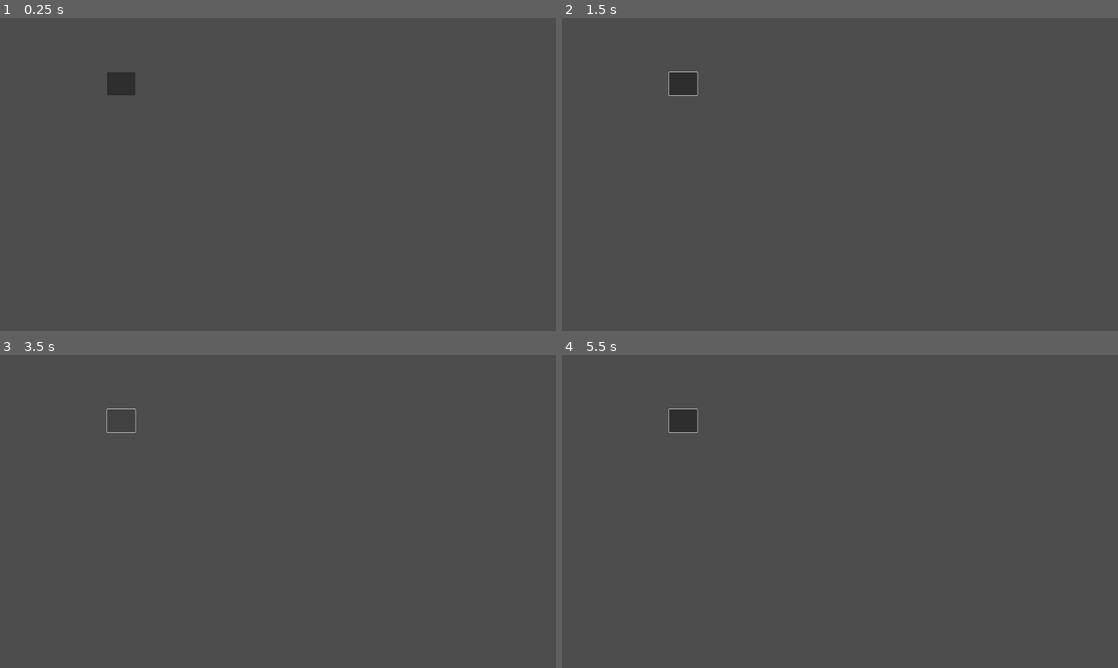
Above: before the commit, frames 1-4 (two rows, left to right).
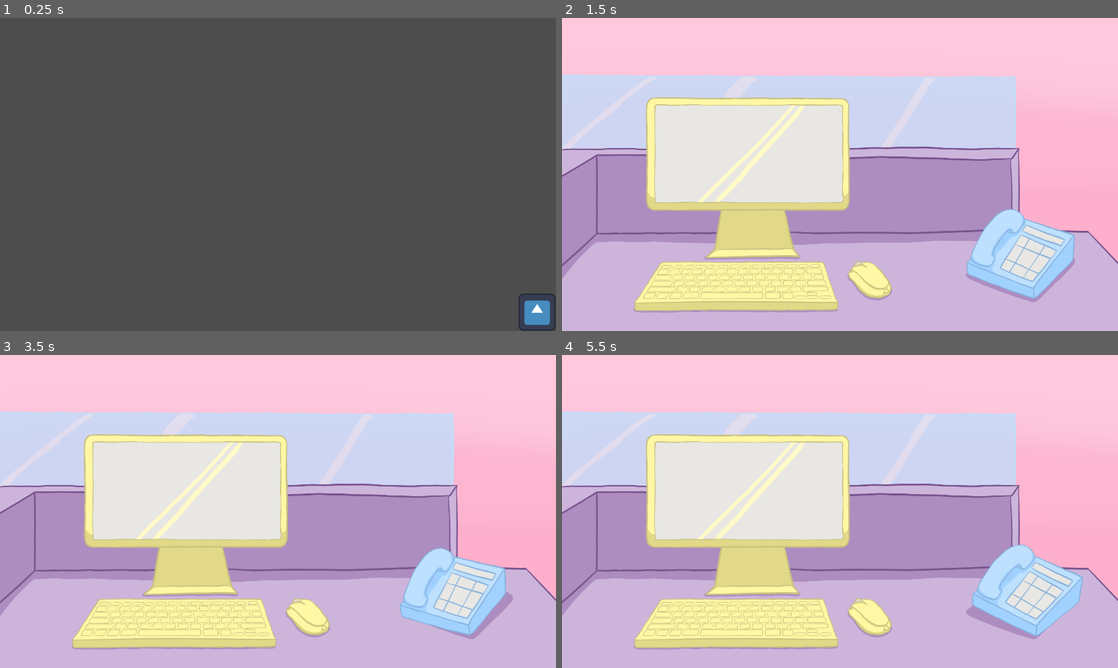
Above: after the commit, the same moments.

Repository: SkaldWorks/wash-my-pibble
Game: Godot game, scene res://Scenes/level scenes/level.tscn
Same seed, same stepped clock (60 frames per second), same inputs: the game is played once before the commit and once after it. The engine's default icon, where the game draws it, is replaced by a stand-in: a white triangle on a blue panel in a dark square.
Inputs (mouse positions are in pixels of both pictures, inside the frame that each line leads up to):
- Up to frame 1 (0.25 s): no input
- Up to frame 2 (1.5 s): click (684, 83) at 0.52 s; click (1101, 312) at 1.27 s
- Up to frame 3 (3.5 s): click (122, 420) at 2.02 s; click (122, 420) at 2.77 s
- Up to frame 4 (5.5 s): move the mouse to (962, 495) at 3.52 s; click (962, 495) at 3.67 s; drag from (728, 527) to (812, 574) at 4.27 s; tap Enter at 5 s; move the mouse to (895, 442) at 5.02 s; click (895, 442) at 5.17 s

The runs differ from the first frame. In frame 1, 0.8% of the frame differs, in the area x 19-100%, y 17-100%; in frame 2, 100%, in the area x 0-100%, y 0-100%; in frame 3, 100%; in frame 4, 100%.

Commit message:
scene transitions

Diff:
--- a/Scenes/level scenes/Call to Pibble.tscn
+++ b/Scenes/level scenes/Call to Pibble.tscn
@@ -1,6 +1,8 @@
-[gd_scene load_steps=17 format=3 uid="uid://d44ap6wt78ev"]
-
+[gd_scene load_steps=34 format=3 uid="uid://d44ap6wt78ev"]
+
+[ext_resource type="Script" uid="uid://btbavnav5gwhv" path="res://Scenes/level scenes/PibbleCall.gd" id="1_pivk8"]
 [ext_resource type="Texture2D" uid="uid://y2t8jri553xx" path="res://Sprites/Backgrounds/PhoneRingCG.png" id="1_x1fg5"]
+[ext_resource type="PackedScene" uid="uid://btiqft2ggf33k" path="res://Scenes/mechanic scenes/text_box.tscn" id="2_3jibx"]
 [ext_resource type="Texture2D" uid="uid://c376nw0qbgki0" path="res://Sprites/Animations/PhoneRing_SpriteSheet.png" id="2_g2frj"]
 
 [sub_resource type="AtlasTexture" id="AtlasTexture_pivk8"]
@@ -52,6 +54,66 @@
 region = Rect2(0, 0, 466, 350)
 
 [sub_resource type="AtlasTexture" id="AtlasTexture_jqd7c"]
+atlas = ExtResource("2_g2frj")
+region = Rect2(466, 0, 466, 350)
+
+[sub_resource type="AtlasTexture" id="AtlasTexture_sljy6"]
+atlas = ExtResource("2_g2frj")
+region = Rect2(466, 0, 466, 350)
+
+[sub_resource type="AtlasTexture" id="AtlasTexture_m22xy"]
+atlas = ExtResource("2_g2frj")
+region = Rect2(932, 0, 466, 350)
+
+[sub_resource type="AtlasTexture" id="AtlasTexture_do2t7"]
+atlas = ExtResource("2_g2frj")
+region = Rect2(466, 0, 466, 350)
+
+[sub_resource type="AtlasTexture" id="AtlasTexture_c7e56"]
+atlas = ExtResource("2_g2frj")
+region = Rect2(0, 0, 466, 350)
+
+[sub_resource type="AtlasTexture" id="AtlasTexture_8g0ke"]
+atlas = ExtResource("2_g2frj")
+region = Rect2(466, 0, 466, 350)
+
+[sub_resource type="AtlasTexture" id="AtlasTexture_t6utj"]
+atlas = ExtResource("2_g2frj")
+region = Rect2(932, 0, 466, 350)
+
+[sub_resource type="AtlasTexture" id="AtlasTexture_m4d0d"]
+atlas = ExtResource("2_g2frj")
+region = Rect2(466, 0, 466, 350)
+
+[sub_resource type="AtlasTexture" id="AtlasTexture_vy75w"]
+atlas = ExtResource("2_g2frj")
+region = Rect2(0, 0, 466, 350)
+
+[sub_resource type="AtlasTexture" id="AtlasTexture_qyb31"]
+atlas = ExtResource("2_g2frj")
+region = Rect2(466, 0, 466, 350)
+
+[sub_resource type="AtlasTexture" id="AtlasTexture_8e7tc"]
+atlas = ExtResource("2_g2frj")
+region = Rect2(932, 0, 466, 350)
+
+[sub_resource type="AtlasTexture" id="AtlasTexture_qng86"]
+atlas = ExtResource("2_g2frj")
+region = Rect2(466, 0, 466, 350)
+
+[sub_resource type="AtlasTexture" id="AtlasTexture_nrx8t"]
+atlas = ExtResource("2_g2frj")
+region = Rect2(0, 0, 466, 350)
+
+[sub_resource type="AtlasTexture" id="AtlasTexture_gorti"]
+atlas = ExtResource("2_g2frj")
+region = Rect2(466, 0, 466, 350)
+
+[sub_resource type="AtlasTexture" id="AtlasTexture_1wcc6"]
+atlas = ExtResource("2_g2frj")
+region = Rect2(932, 0, 466, 350)
+
+[sub_resource type="AtlasTexture" id="AtlasTexture_0xdc1"]
 atlas = ExtResource("2_g2frj")
 region = Rect2(466, 0, 466, 350)
 
@@ -96,13 +158,60 @@
 }, {
 "duration": 1.0,
 "texture": SubResource("AtlasTexture_jqd7c")
+}, {
+"duration": 12.0,
+"texture": SubResource("AtlasTexture_sljy6")
+}, {
+"duration": 1.0,
+"texture": SubResource("AtlasTexture_m22xy")
+}, {
+"duration": 1.0,
+"texture": SubResource("AtlasTexture_do2t7")
+}, {
+"duration": 1.0,
+"texture": SubResource("AtlasTexture_c7e56")
+}, {
+"duration": 1.0,
+"texture": SubResource("AtlasTexture_8g0ke")
+}, {
+"duration": 1.0,
+"texture": SubResource("AtlasTexture_t6utj")
+}, {
+"duration": 1.0,
+"texture": SubResource("AtlasTexture_m4d0d")
+}, {
+"duration": 1.0,
+"texture": SubResource("AtlasTexture_vy75w")
+}, {
+"duration": 1.0,
+"texture": SubResource("AtlasTexture_qyb31")
+}, {
+"duration": 1.0,
+"texture": SubResource("AtlasTexture_8e7tc")
+}, {
+"duration": 1.0,
+"texture": SubResource("AtlasTexture_qng86")
+}, {
+"duration": 1.0,
+"texture": SubResource("AtlasTexture_nrx8t")
+}, {
+"duration": 1.0,
+"texture": SubResource("AtlasTexture_gorti")
+}, {
+"duration": 1.0,
+"texture": SubResource("AtlasTexture_1wcc6")
+}, {
+"duration": 1.0,
+"texture": SubResource("AtlasTexture_0xdc1")
 }],
 "loop": false,
-"name": &"default",
+"name": &"ring",
 "speed": 12.0
 }]
 
 [node name="CallToPibble" type="Node2D"]
+script = ExtResource("1_pivk8")
+spawn_scene = ExtResource("2_3jibx")
 
 [node name="TextureRect" type="TextureRect" parent="."]
 offset_right = 1920.0
@@ -112,5 +221,9 @@
 [node name="AnimatedSprite2D" type="AnimatedSprite2D" parent="."]
 position = Vector2(1587, 812)
 sprite_frames = SubResource("SpriteFrames_sljy6")
-frame = 12
-frame_progress = 1.0
+animation = &"ring"
+
+[node name="Timer" type="Timer" parent="."]
+wait_time = 2.0
+one_shot = true
+autostart = true
--- a/Scenes/level scenes/Feed Pibble.tscn
+++ b/Scenes/level scenes/Feed Pibble.tscn
@@ -1,5 +1,6 @@
-[gd_scene load_steps=3 format=3 uid="uid://bxqydea0jo8j1"]
+[gd_scene load_steps=4 format=3 uid="uid://bxqydea0jo8j1"]
 
+[ext_resource type="Texture2D" uid="uid://b1lb4jj7f0v00" path="res://Sprites/Backgrounds/EatingRoom.png" id="1_2a8as"]
 [ext_resource type="PackedScene" uid="uid://cooqh81k00ndx" path="res://Scenes/mechanic scenes/food.tscn" id="2_0nkyv"]
 [ext_resource type="PackedScene" uid="uid://devsg2oahmnr8" path="res://Scenes/mechanic scenes/pibble_eat.tscn" id="2_2a8as"]
 
@@ -8,9 +9,10 @@
 [node name="TextureRect" type="TextureRect" parent="."]
 offset_right = 40.0
 offset_bottom = 40.0
+texture = ExtResource("1_2a8as")
 
 [node name="PibbleEat" parent="." instance=ExtResource("2_2a8as")]
-position = Vector2(776, 482)
+position = Vector2(955, 656)
 
 [node name="Food" parent="." instance=ExtResource("2_0nkyv")]
-position = Vector2(410, 804)
+position = Vector2(436, 944)
--- /dev/null
+++ b/Scenes/level scenes/PibbleCall.gd
@@ -0,0 +1,37 @@
+extends Node2D
+
+@onready var anim_sprite: AnimatedSprite2D = $AnimatedSprite2D
+@onready var timer: Timer = $Timer
+
+# Name of the animation to play
+@export var animation_name: String = "ring"
+
+# PackedScene to add after the second timeout
+@export var spawn_scene: PackedScene
+
+# Flag to check if timer timed out for the first time
+var first_timeout_done := false
+
+func _ready() -> void:
+	timer.timeout.connect(_on_timer_timeout)
+	timer.start()
+	anim_sprite.animation_finished.connect(_on_animation_finished)
+
+func _on_timer_timeout() -> void:
+	if not first_timeout_done:
+		# First timeout: play animation
+		anim_sprite.play(animation_name)
+		first_timeout_done = true
+	else:
+		# Second timeout: spawn node
+		if spawn_scene:
+			var inst = spawn_scene.instantiate()
+			if inst:
+				add_child(inst)
+				# Optional: position at parent node
+				if inst is Node2D:
+					inst.position = Vector2.ZERO
+
+func _on_animation_finished() -> void:
+	# Restart timer after animation finishes
+	timer.start()
--- a/Scenes/level scenes/level.tscn
+++ b/Scenes/level scenes/level.tscn
@@ -1,9 +1,11 @@
-[gd_scene format=3 uid="uid://c0vxgi7wokhwn"]
+[gd_scene load_steps=2 format=3 uid="uid://c0vxgi7wokhwn"]
+
+[ext_resource type="PackedScene" uid="uid://bg1a67ixsc62h" path="res://Scenes/mechanic scenes/next_scene_button.tscn" id="1_70qoe"]
 
 [node name="Level" type="Node2D"]
 
-[node name="Button" type="Button" parent="."]
-offset_left = 370.0
-offset_top = 187.0
-offset_right = 467.0
-offset_bottom = 267.0
+[node name="nextSceneButton" parent="." instance=ExtResource("1_70qoe")]
+offset_left = 1791.0
+offset_top = 951.0
+offset_right = 1919.0
+offset_bottom = 1079.0
--- /dev/null
+++ b/Scenes/mechanic scenes/next_scene_button.tscn
@@ -0,0 +1,12 @@
+[gd_scene load_steps=3 format=3 uid="uid://bg1a67ixsc62h"]
+
+[ext_resource type="Texture2D" uid="uid://bjwnel5syjday" path="res://Sprites/icon.svg" id="1_6oxm0"]
+[ext_resource type="Script" uid="uid://cnlkh05dnvk21" path="res://Scripts/NextScene.gd" id="2_2t0qm"]
+
+[node name="nextSceneButton" type="TextureButton"]
+offset_left = 1792.0
+offset_top = 948.0
+offset_right = 1920.0
+offset_bottom = 1076.0
+texture_normal = ExtResource("1_6oxm0")
+script = ExtResource("2_2t0qm")
--- /dev/null
+++ b/Scenes/mechanic scenes/text_box.gd
@@ -0,0 +1,41 @@
+extends Node2D
+
+@export var full_text: String = "Pibble is in the forest\nYou must save him!!!\nHe seems skiddish, if you take too long he might run away!"
+@export var char_delay: float = 0.05
+@export var button_scene: PackedScene  # assign your TextureButton scene in Inspector
+@export var label: Label               # assign your Label node in Inspector
+
+var _current_index := 0
+var _timer := 0.0
+var _done := false
+
+func _ready() -> void:
+	if not label:
+		push_error("Label not assigned!")
+		return
+	if not button_scene:
+		push_error("Button scene not assigned!")
+		return
+
+	label.text = ""
+	_current_index = 0
+	_timer = 0.0
+	_done = false
+
+func _process(delta: float) -> void:
+	if _done or not label:
+		return
+
+	_timer += delta
+	if _timer >= char_delay:
+		label.text += full_text[_current_index]
+		_current_index += 1
+		_timer = 0.0
+
+		if _current_index >= full_text.length():
+			_done = true
+			_spawn_button()
+
+func _spawn_button() -> void:
+	var button = button_scene.instantiate()
+	add_child(button)
--- /dev/null
+++ b/Scenes/mechanic scenes/text_box.tscn
@@ -0,0 +1,34 @@
+[gd_scene load_steps=6 format=3 uid="uid://btiqft2ggf33k"]
+
+[ext_resource type="Script" uid="uid://b63jxfnlr8mx2" path="res://Scenes/mechanic scenes/text_box.gd" id="1_bty0x"]
+[ext_resource type="PackedScene" uid="uid://bg1a67ixsc62h" path="res://Scenes/mechanic scenes/next_scene_button.tscn" id="2_hl47j"]
+
+[sub_resource type="Gradient" id="Gradient_wimcq"]
+colors = PackedColorArray(0.435294, 0.435294, 0.435294, 0.490196, 0.470588, 0.470588, 0.470588, 0.490196)
+
+[sub_resource type="GradientTexture1D" id="GradientTexture1D_bty0x"]
+gradient = SubResource("Gradient_wimcq")
+
+[sub_resource type="LabelSettings" id="LabelSettings_bty0x"]
+font_size = 50
+
+[node name="TextBox" type="Node2D" node_paths=PackedStringArray("label")]
+script = ExtResource("1_bty0x")
+button_scene = ExtResource("2_hl47j")
+label = NodePath("Label")
+
+[node name="TextureRect" type="TextureRect" parent="."]
+offset_left = 1.0
+offset_top = 756.0
+offset_right = 1924.0
+offset_bottom = 1080.0
+texture = SubResource("GradientTexture1D_bty0x")
+expand_mode = 2
+
+[node name="Label" type="Label" parent="."]
+offset_left = 1.0
+offset_top = 755.0
+offset_right = 1925.0
+offset_bottom = 1082.0
+label_settings = SubResource("LabelSettings_bty0x")
+horizontal_alignment = 1
--- /dev/null
+++ b/Scripts/NextScene.gd
@@ -0,0 +1,39 @@
+extends TextureButton
+
+var target_scene: String = ""
+var _clicked := false  # prevent double clicks
+
+func _ready() -> void:
+	# Warn if no scene is set (helps catch setup errors)
+	if target_scene == "":
+		push_warning("ButtonGoToScene: target_scene is empty; set it in the Inspector.")
+
+	# Connect button press
+	pressed.connect(_on_pressed)
+
+
+func _on_pressed() -> void:
+	if _clicked:
+		return
+	_clicked = true
+
+	# Use the global clicked_times to choose the next scene
+	match GameState.clicked_times:
+		0:
+			target_scene = "res://Scenes/level scenes/Call to Pibble.tscn"
+		1:
+			target_scene = "res://Scenes/level scenes/Find Pibble.tscn"
+		2:
+			target_scene = "res://Scenes/level scenes/takethingsoffpibble.tscn"
+		3:
+			target_scene = "res://Scenes/level scenes/Feed Pibble.tscn"
+		4:
+			target_scene = "res://Scenes/level scenes/Wash Pibble.tscn"
+		5:
+			target_scene = "res://Scenes/level scenes/Dress Pibble.tscn"
+
+	if target_scene != "":
+		GameState.clicked_times += 1
+		get_tree().change_scene_to_file(target_scene)
+	else:
+		_clicked = false  # reset if no valid scene
--- /dev/null
+++ b/Scripts/gameState.gd
@@ -0,0 +1,3 @@
+extends Node
+
+var clicked_times := 0
--- a/project.godot
+++ b/project.godot
@@ -15,6 +15,10 @@
 config/features=PackedStringArray("4.4", "Forward Plus")
 config/icon="res://Sprites/icon.svg"
 
+[autoload]
+
+GameState="*res://Scripts/gameState.gd"
+
 [display]
 
 window/size/viewport_width=1920
Not shown, added: Scenes/level scenes/PibbleCall.gd.uid
Not shown, added: Scenes/mechanic scenes/text_box.gd.uid
Not shown, added: Scripts/NextScene.gd.uid
Not shown, added: Scripts/gameState.gd.uid
